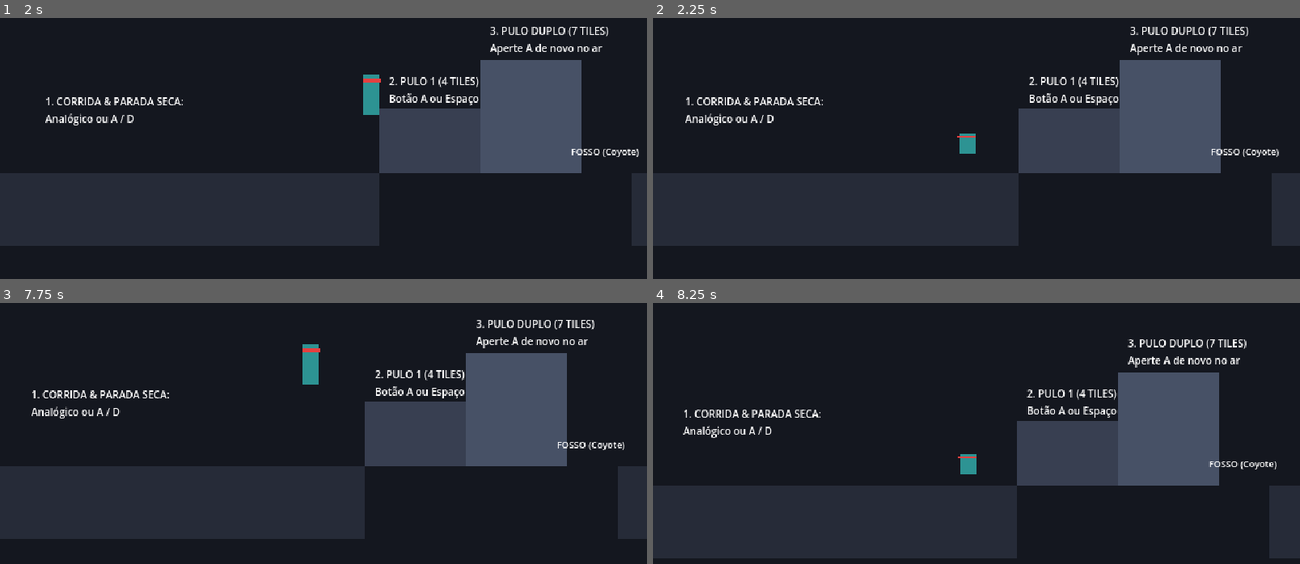
Above: before the commit, frames 1-4 (two rows, left to right).
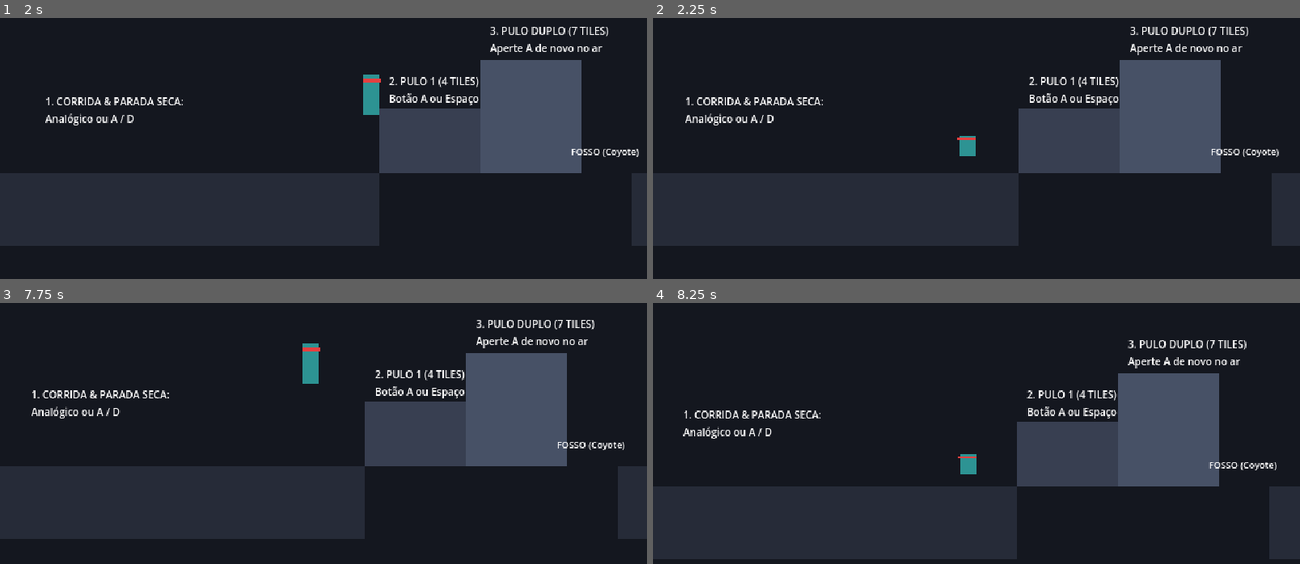
Above: after the commit, the same moments.

Repository: Theadrill/Godot-Roguelike-Prototype
Game: Godot game, scene res://src/world/movement_gym.tscn
Same seed, same stepped clock (60 frames per second), same inputs: the game is played once before the commit and once after it.
Inputs (mouse positions are in pixels of both pictures, inside the frame that each line leads up to):
- Up to frame 1 (2 s): tap A (move_left) at 0.5, 1.25 s; move the mouse to (291, 200) at 0.52 s; hold D (move_right) from 0.53 s (still down); click (291, 200) at 0.6 s; tap Space (jump) at 0.77, 1.52 s; move the mouse to (517, 182) at 1.27 s; right-click (517, 182) at 1.35 s
- Up to frame 2 (2.25 s): tap A (move_left) at 2 s; move the mouse to (782, 72) at 2.02 s; release D (move_right) at 2.03 s; hold A (move_left) from 2.03 s (still down); tap Shift (roll) at 2.1 s
- Up to frame 3 (7.75 s): move the mouse to (355, 412) at 2.77 s; tap R at 2.85, 5.85 s; click (355, 412) at 2.92 s; tap Space (jump) at 3.02, 3.77, 4.52, 6.02, 6.77, 7.52 s; move the mouse to (226, 321) at 3.52 s; click (226, 321) at 3.6 s; move the mouse to (465, 394) at 4.27 s; release A (move_left) at 4.28 s; hold D (move_right) from 4.28 s (still down); right-click (465, 394) at 4.35 s; move the mouse to (194, 430) at 5.02 s; tap Shift (roll) at 5.1 s; click (194, 430) at 5.17 s; move the mouse to (388, 331) at 5.77 s; move the mouse to (291, 485) at 6.52 s; click (291, 485) at 6.6 s; move the mouse to (517, 467) at 7.27 s; right-click (517, 467) at 7.35 s; click (517, 467) at 7.42 s
- Up to frame 4 (8.25 s): move the mouse to (782, 357) at 8.02 s; release D (move_right) at 8.03 s; hold A (move_left) from 8.03 s (still down); tap Shift (roll) at 8.1 s

Frame 1 is identical in both runs. In frame 2, less than 0.1% of the frame differs, in the area x 47-50%, y 44-53%; in frame 3, less than 0.1%; in frame 4, 2.3%, in the area x 0-100%, y 13-99%.

Commit message:
fix(movement): zero out upward velocity on wall slide entry so player sticks to wall immediately

Diff:
--- a/src/entities/player/states/wall_slide_state.gd
+++ b/src/entities/player/states/wall_slide_state.gd
@@ -6,6 +6,10 @@
 func enter() -> void:
 	player = character as Player
 	player.can_double_jump = true
+
+	# Zero out upward velocity immediately so player sticks to the wall without sliding up
+	if player.velocity.y < 0.0:
+		player.velocity.y = 0.0
 
 func physics_update(delta: float) -> void:
 	if player.is_on_floor():
@@ -19,7 +23,7 @@
 	# If player releases the directional towards the wall, let go
 	var wall_dir := -player.get_wall_normal().x
 	var input_dir := Input.get_axis("move_left", "move_right")
-	if sign(input_dir) != sign(wall_dir):
+	if signf(input_dir) != signf(wall_dir):
 		state_machine.transition_to("fall")
 		return
 
@@ -30,5 +34,5 @@
 		return
 
 	# Sliding down with clamped speed
-	player.velocity.y = move_toward(player.velocity.y, player.wall_slide_speed, (player.gravity * 0.5) * delta)
+	player.velocity.y = move_toward(player.velocity.y, player.wall_slide_speed, (player.gravity * 0.8) * delta)
 	player.move_and_slide()
